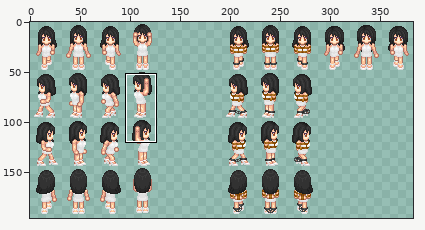
Edited in one commit: sprite sheet (img/characters/MV_FF8_Rinoa.png). The picture above shows the old version from afar; the outline marks the close-up.
Close-up. Before:
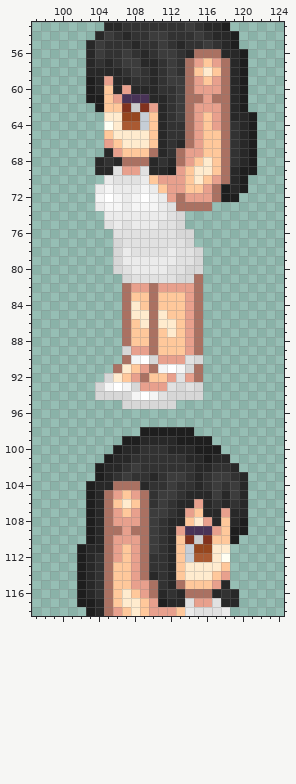
The file is 384x384 pixels. Shown: x 97..124, y 53..118. The wide view leaves out empty margins.
After:
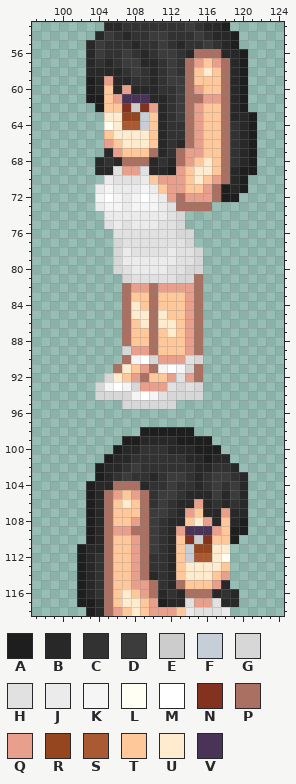
Palette (. is transparent): A #1e1e1e  B #282828  C #323232  D #3c3c3c  E #cccccc  F #c6ced7  G #d7d7d7  H #e1e1e1  J #ebebeb  K #f5f5f5  L #fffff3  M #ffffff  N #82321e  P #aa7162  Q #e8a08d  R #96461e  S #aa5a32  T #ffc89b  U #ffebce  V #493357
The edit:
Colour P becomes colour Q in row 61 at x 117; in row 109 at x 106.
Colour Q becomes colour T in row 59 at x 115 and 117; in row 60 at x 116 to 117; in row 62 at x 116 to 117; in rows 63 to 64 at x 117; in row 107 at x 106 and 108; in row 108 at x 106 to 107.
Colour Q becomes colour T in row 110 at x 106 to 107; in rows 111 to 112 at x 106.
Pixel boxes of the changes (left, top, right, bottom) in both close-ups:
changed: (194, 76, 221, 130)
changed: (113, 508, 140, 562)
